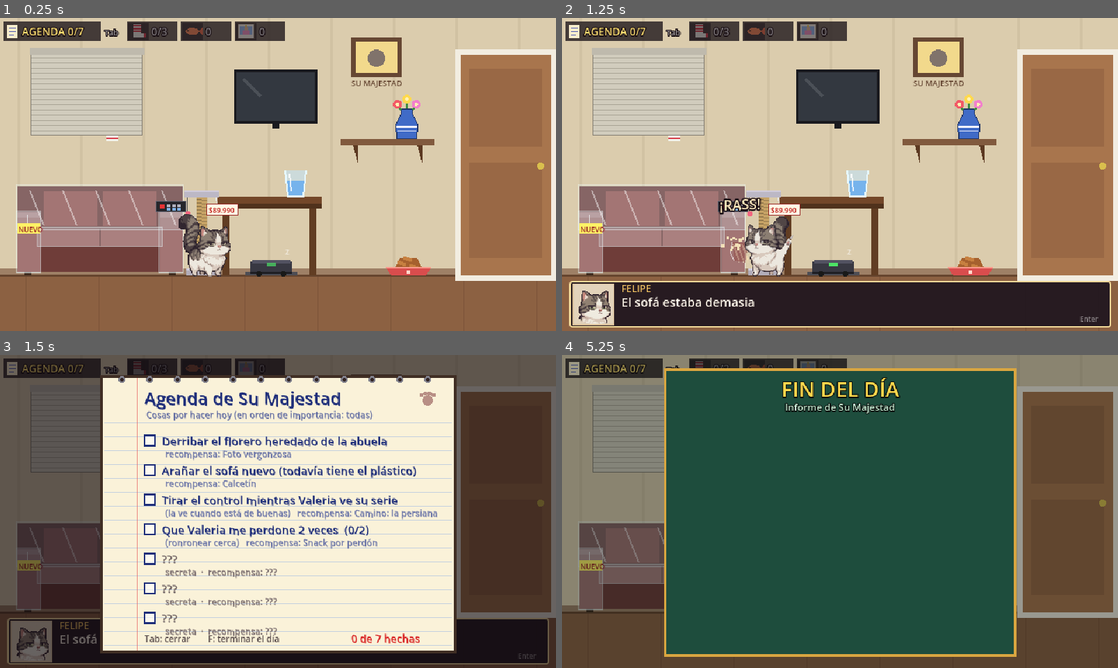
Above: before the commit, frames 1-4 (two rows, left to right).
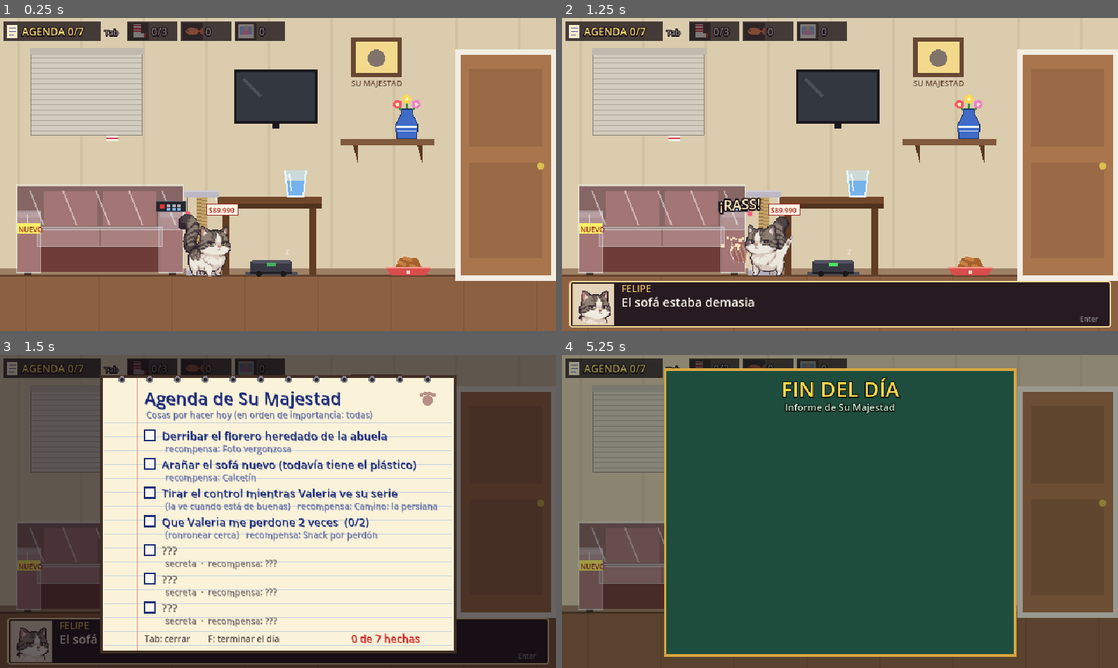
Above: after the commit, the same moments.

Repository: rivas274/demo
Game: Godot game, scene res://principal.tscn
Two runs of this game, one before a commit and one after it. Both use one fixed random seed, a clock stepped at 60 frames per second and the inputs below.
Inputs (mouse positions are in pixels of both pictures, inside the frame that each line leads up to):
- Up to frame 1 (0.25 s): no input
- Up to frame 2 (1.25 s): tap Enter (saltar_dialogo) at 0.5 s; move the mouse to (962, 158) at 0.52 s; hold D (derecha) from 0.53 s (still down); tap E (accion) at 0.6 s; click (962, 158) at 0.67 s; tap Space (saltar) at 0.77 s
- Up to frame 3 (1.5 s): keep holding D (derecha); move the mouse to (166, 527) at 1.27 s; tap Tab (agenda) at 1.35 s
- Up to frame 4 (5.25 s): tap Space (saltar) at 1.52, 2, 3.02, 3.5, 3.77, 4.52, 5 s; move the mouse to (895, 442) at 2.02 s; release D (derecha) at 2.03 s; hold A (izquierda) 2.03-2.78 s; hold Shift (correr) 2.03-2.78 s; tap Enter (saltar_dialogo) at 2.75, 4.25 s; move the mouse to (812, 574) at 2.77 s; hold D (derecha) 2.78-4.28 s; tap R (intimidar) at 2.85 s; click (812, 574) at 2.92 s; move the mouse to (1006, 558) at 3.52 s; tap Q (maullar) at 3.6 s; move the mouse to (673, 464) at 4.27 s; hold A (izquierda) 4.28-5.03 s; tap S (ronronear) at 4.35 s; move the mouse to (867, 511) at 5.02 s; hold D (derecha) from 5.03 s (still down); tap F (terminar) at 5.1 s; click (867, 511) at 5.17 s

Frames 1-2 are identical in both runs. In frame 3, 9.2% of the frame differs, in the area x 25-79%, y 23-90%; in frame 4, nothing differs.

Commit message:
Plan de arte del nivel 1 con costos (pendiente de aprobación)
Co-Authored-By: Claude Opus 5.5 <noreply@anthropic.com>
Claude-Session: https://claude.ai/code/session_01WbR3FeT1XB9M7gFpgwas9J

Diff:
--- a/siete-vidas/prototipos/travesuras/scripts/libreta.gd
+++ b/siete-vidas/prototipos/travesuras/scripts/libreta.gd
@@ -117,7 +117,7 @@
 		c.draw_circle(huella + Vector2(-7 + k * 4.6, -9 + absf(k - 1.5) * 2.0), 2.4, Color(0.55, 0.3, 0.3, 0.6))
 	if agenda == null:
 		return
-	var y := hoja.position.y + 62
+	var y := hoja.position.y + 56
 	for t: Dictionary in Agenda.TRAVESURAS:
 		var id: String = t["id"]
 		var hecha := agenda.esta_cumplida(id)
@@ -149,7 +149,7 @@
 			if String(t["nota"]) != "":
 				segunda = "(" + String(t["nota"]) + ")   " + segunda
 		c.draw_string(_letra, Vector2(x0 + 24, y + 29), segunda, HORIZONTAL_ALIGNMENT_LEFT, 330, 10, color_segunda)
-		y += 34.0
+		y += 33.0
 	# Pie.
 	var pie := "Tab: cerrar        F: terminar el día"
 	c.draw_string(ThemeDB.fallback_font, Vector2(x0, hoja.end.y - 10), pie, HORIZONTAL_ALIGNMENT_LEFT, -1, 10, Color(0.35, 0.3, 0.3))
--- a/siete-vidas/prototipos/travesuras/scripts/sala.gd
+++ b/siete-vidas/prototipos/travesuras/scripts/sala.gd
@@ -138,6 +138,7 @@
 	dialogo = Dialogo.new()
 	dialogo.sonidos = sonidos
 	add_child(dialogo)
+	dialogo.dicho.connect(_al_decir)
 	hud = Hud.new()
 	hud.preparar(sonidos)
 	hud.total_travesuras = agenda.total()
@@ -792,3 +793,11 @@
 		if n is Recogible and not n.get("_recogido"):
 			return true
 	return false
+
+
+## Cuando Valeria dice "Esto va directo a mis historias", saca el celular en ese momento.
+func _al_decir(quien: String, texto: String) -> void:
+	if quien != "valeria" or not Frases.VALERIA["historias"].any(func(f: Array) -> bool: return f[0] == texto):
+		return
+	valeria.sacar_celular()
+	get_tree().create_timer(0.35).timeout.connect(func() -> void: jugo.destello(0.25, Color.WHITE))
Not shown, added: siete-vidas/diseno/nivel-01-plan-arte.md
